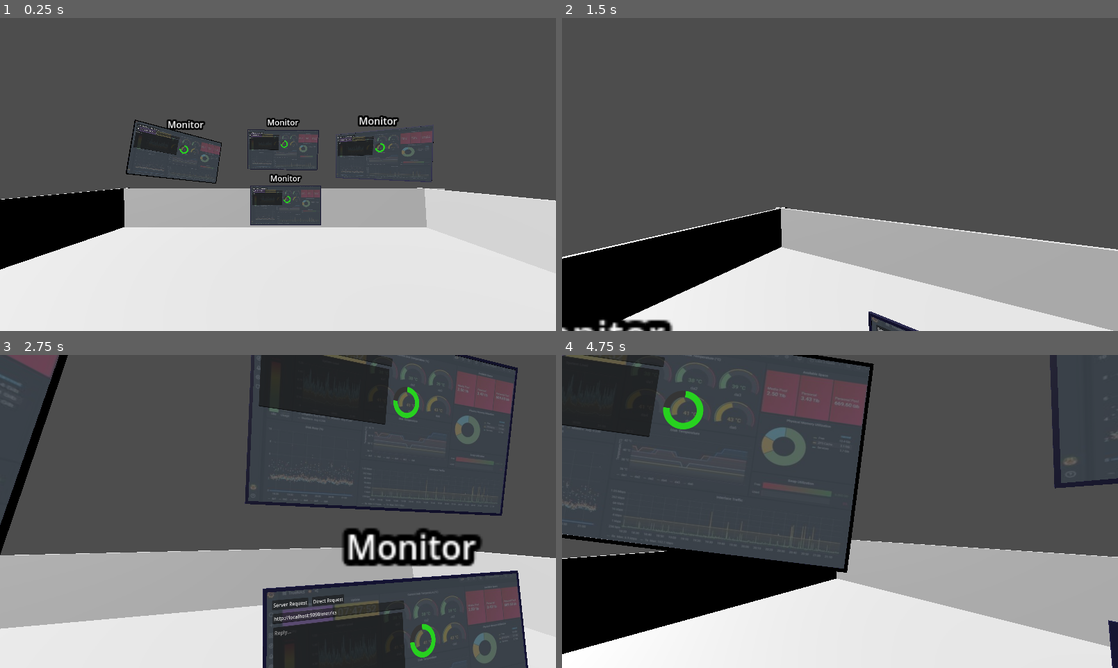
Above: before the commit, frames 1-4 (two rows, left to right).
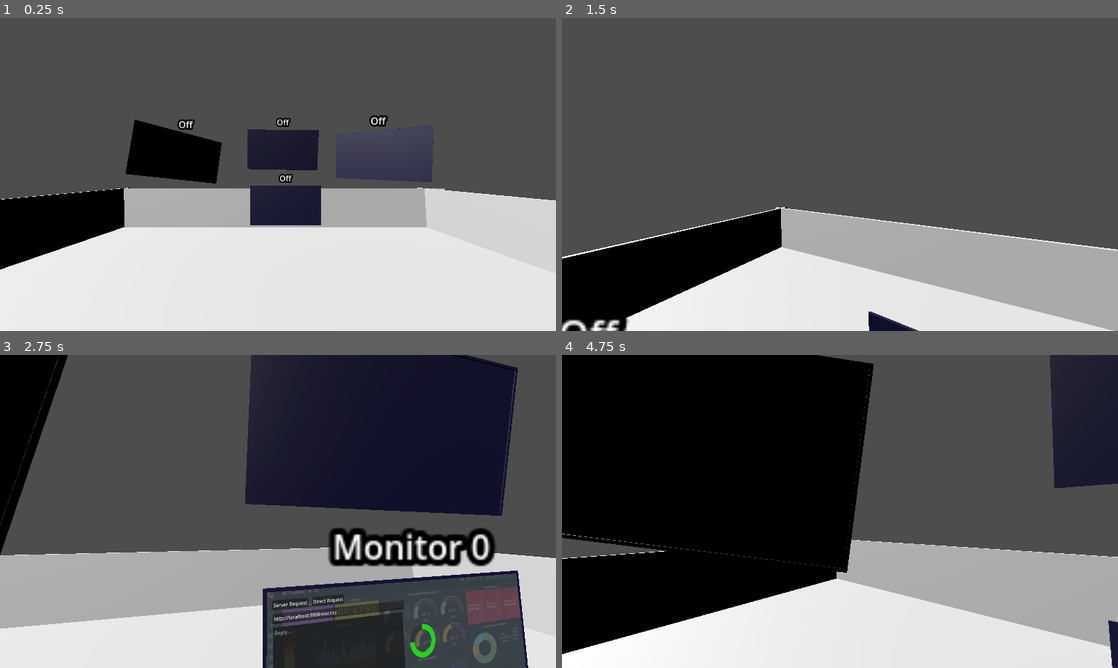
Above: after the commit, the same moments.

Repository: jeanmarc/webaccess
Game: Godot game, scene res://scenes/metrics_world.tscn
The game is run twice, just before and just after one commit, with the same random seed, the same clock (stepped at 60 frames per second) and the same inputs. This scene is started directly instead of the project's main scene.
Inputs (mouse positions are in pixels of both pictures, inside the frame that each line leads up to):
- Up to frame 1 (0.25 s): no input
- Up to frame 2 (1.5 s): tap Enter at 0.5 s; move the mouse to (867, 174) at 0.52 s; hold W (move_forward) from 0.53 s (still down); tap Shift at 0.6 s; tap Space (jump) at 0.77 s; move the mouse to (812, 174) at 1.27 s; tap Alt at 1.35 s
- Up to frame 3 (2.75 s): keep holding W (move_forward); tap Space (jump) at 1.52 s; move the mouse to (289, 505) at 2.02 s; tap Shift at 2.1 s
- Up to frame 4 (4.75 s): keep holding W (move_forward); tap Space (jump) at 2.75, 3.02, 3.77, 4.52 s; move the mouse to (834, 517) at 2.77 s; tap Alt at 2.85, 4.35 s; move the mouse to (878, 514) at 3.52 s; tap Shift at 3.6 s; move the mouse to (795, 508) at 4.27 s

The runs differ from the first frame. In frame 1, 6.3% of the frame differs, in the area x 22-78%, y 31-66%; in frame 2, 0.7%; in frame 3, 23%; in frame 4, 37%, in the area x 0-100%, y 0-69%.

Commit message:
Start monitor feeds separate from placing them in the scene

Diff:
--- a/webapp/scenes/gui_panel.tscn
+++ b/webapp/scenes/gui_panel.tscn
@@ -25,7 +25,7 @@
 transform = Transform3D(1, 0, 0, 0, 1, 0, 0, 0, 1, 0, 0.277517, 0)
 billboard = 1
 no_depth_test = true
-text = "Monitor"
+text = "Off"
 font_size = 16
 
 [node name="SubViewport" type="SubViewport" parent="."]
@@ -33,8 +33,9 @@
 size_2d_override = Vector2i(1200, 675)
 size_2d_override_stretch = true
 
-[node name="Quad" type="MeshInstance3D" parent="."]
+[node name="MonitorOutput" type="MeshInstance3D" parent="."]
 transform = Transform3D(-4.37114e-08, 0, 1, 0, 1, 0, -1, 0, -4.37114e-08, 0, 0, 0)
+visible = false
 mesh = SubResource("QuadMesh_0ik2g")
 surface_material_override/0 = SubResource("StandardMaterial3D_6c0v8")
 
--- a/webapp/scenes/metrics_gui.tscn
+++ b/webapp/scenes/metrics_gui.tscn
@@ -77,4 +77,3 @@
 [node name="HTTPRequest" type="HTTPRequest" parent="."]
 
 [node name="Timer" type="Timer" parent="."]
-autostart = true
--- a/webapp/scenes/metrics_world.tscn
+++ b/webapp/scenes/metrics_world.tscn
@@ -85,3 +85,5 @@
 [node name="MeshInstance3D" type="MeshInstance3D" parent="Wall4"]
 transform = Transform3D(1, 0, 0, 0, 1, 0, 0, 0, 1, 0, -0.0641963, 0)
 mesh = SubResource("BoxMesh_ra4dx")
+
+[node name="Timer" type="Timer" parent="."]
--- a/webapp/scripts/gui_panel.gd
+++ b/webapp/scripts/gui_panel.gd
@@ -1,9 +1,21 @@
+class_name GuiPanel
 extends Node3D
 
+static var feed_scene = preload("res://scenes/metrics_gui.tscn")
+
 @onready var subviewport = $SubViewport
+@onready var label = $Label3D
+@onready var display = $MonitorOutput
 
 # Called when the node enters the scene tree for the first time.
 func _ready():
-	var gui = preload("res://scenes/metrics_gui.tscn")
-	var guiInstance = gui.instantiate()
-	subviewport.add_child(guiInstance)
+	print("GuiPanel _ready " + str(self.get_path()))
+	pass
+
+func power_on(name: String):
+	print("power_on " + str(self.get_path()))
+	var feed_instance = feed_scene.instantiate()
+	label.text = name
+	subviewport.add_child(feed_instance)
+	display.visible = true
+	feed_instance.call_deferred("startPolling")
--- a/webapp/scripts/metrics_gui.gd
+++ b/webapp/scripts/metrics_gui.gd
@@ -5,7 +5,7 @@
 
 @onready var requestUrlLine = $RequestURL
 @onready var replyText: TextEdit = $Reply
-
+@onready var timer: Timer = $Timer
 @onready var progressBar = $TextureProgressBar
 
 var server_host = "localhost"
@@ -22,12 +22,13 @@
 func _ready():
 	var serverCert = load("res://server.crt")
 	peer.create_client("wss://%s:%s" % [server_host, server_port], TLSOptions.client_unsafe(serverCert))
-	print("started client")
+	print("started client " + str(self.get_path()))
 
 	$HTTPRequest.request_completed.connect(_on_request_completed)
 	$SendRequest.pressed.connect(_on_request_button_pressed)
 	$SendRequestDirect.pressed.connect(_on_direct_request_button_pressed)
-	$Timer.timeout.connect(_on_request_button_pressed)
+	print("wiring the timer")
+	timer.timeout.connect(_on_request_button_pressed)
 
 func _process(_delta):
 	peer.poll()
@@ -80,3 +81,8 @@
 		print(reply)
 		replyText.clear()
 		replyText.insert_text_at_caret(reply)
+
+
+func startPolling():
+	print("Start polling " + str(self.get_path()))
+	timer.start(1)
--- a/webapp/scripts/metrics_world.gd
+++ b/webapp/scripts/metrics_world.gd
@@ -1,6 +1,20 @@
 extends Node3D
 
+@onready var displays = [$GuiPanel, $GuiPanel2, $GuiPanel3, $GuiPanel4]
+var next_panel = 0
+
+func _ready():
+	$Timer.timeout.connect(power_on_monitor)
+	$Timer.start(2)
+	pass
 
 func _input(event):
 	if event.is_action("exit"):
 		get_tree().quit()
+
+
+func power_on_monitor():
+	if next_panel < displays.size():
+		displays[next_panel].power_on("Monitor %s" % next_panel)
+		next_panel += 1
+		$Timer.start(2)
Not shown, changed: startApi.sh
Not shown, changed: startServer.sh
